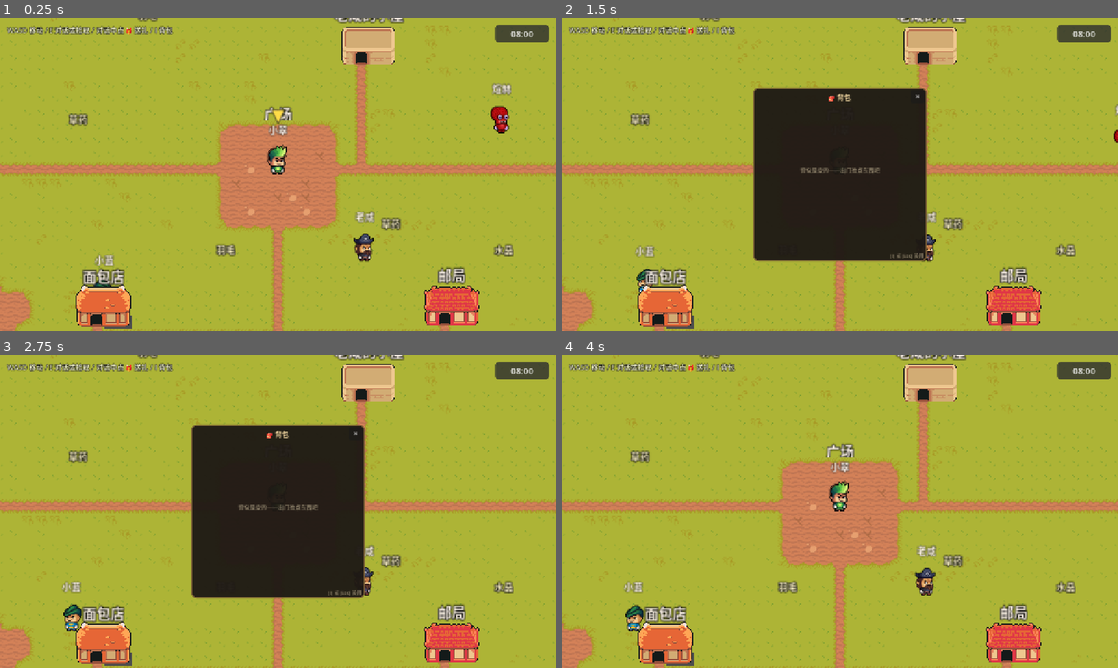
Above: before the commit, frames 1-4 (two rows, left to right).
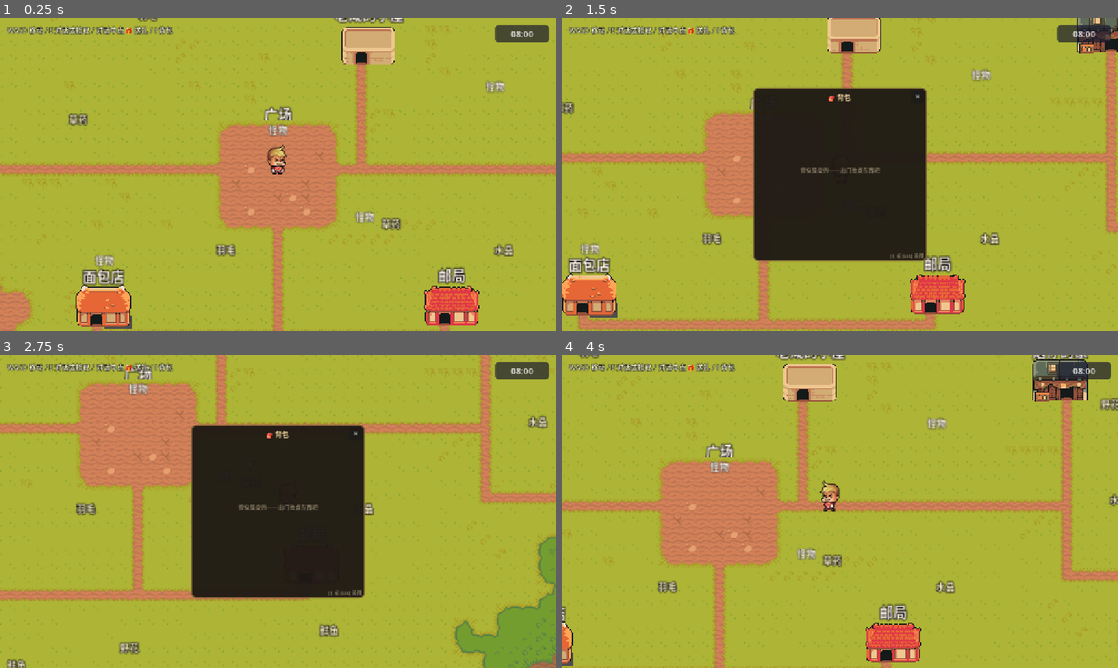
Above: after the commit, the same moments.

Repository: hotlddx-collab/game01
Game: Godot game, scene res://scenes/main.tscn
The game is run twice, just before and just after one commit, with the same random seed, the same clock (stepped at 60 frames per second) and the same inputs.
Inputs:
- Up to frame 1 (0.25 s): no input
- Up to frame 2 (1.5 s): tap Enter at 0.5 s; hold D (move_right) 0.53-1.28 s; hold E (interact) 0.53-1.28 s; hold S (move_down) from 1.28 s (still down); tap I at 1.35 s
- Up to frame 3 (2.75 s): release S (move_down) at 2.03 s; hold D (move_right) from 2.03 s (still down); hold E (interact) from 2.03 s (still down)
- Up to frame 4 (4 s): release D (move_right) at 2.78 s; release E (interact) at 2.78 s; hold W (move_up) 2.78-3.53 s; tap I at 2.85 s; hold A (move_left) from 3.53 s (still down); hold E (interact) from 3.53 s (still down)

The runs differ from the first frame. In frame 1, 1.2% of the frame differs, in the area x 16-92%, y 19-86%; in frame 2, 22%; in frame 3, 25%; in frame 4, 29%, in the area x 0-100%, y 0-100%.
Error after the commit: Parse Error: Could not parse global class "Animal" from "res://scripts/animal.gd". (res://scripts/main.gd:15)

Commit message:
fix: NPC移动 - 用直接距离判断到达，不依赖 is_navigation_finished() 的早返回 bug

Diff:
--- a/scripts/animal.gd
+++ b/scripts/animal.gd
@@ -42,10 +42,11 @@
 # 路网路径队列（PathNetwork.find_path 的结果）
 var _waypoint_queue: Array[Vector2] = []
 
-## NavigationAgent2D（动态创建）
-var _nav_agent: NavigationAgent2D = null
-
-@onready var sprite: AnimatedSprite2D = %AnimatedSprite2D
+# 当前正在前往的路径点（用直接距离判断到达，不依赖 is_navigation_finished）
+var _current_wp_target: Vector2 = Vector2.ZERO
+
+
+func _setup_nav_agent() -> void:
 @onready var name_label: Label = %NameLabel
 @onready var thought_label: Label = %ThoughtLabel
 @onready var delta_label: Label = %DeltaLabel
@@ -127,7 +128,9 @@
 
 		# ── 行进中 ──
 		State.TRAVELING:
-			if _nav_agent.is_navigation_finished():
+			var dist_to_wp := global_position.distance_to(_current_wp_target)
+			if dist_to_wp < arrive_distance:
+				# 到达当前路径点
 				if _waypoint_queue.is_empty():
 					_state = State.SETTLING
 					_settle_timer = randf_range(0.8, 1.8)
@@ -135,12 +138,12 @@
 					_advance_waypoint()
 			else:
 				var next: Vector2 = _nav_agent.get_next_path_position()
-				var dir: Vector2 = (next - global_position)
-				if dir.length() < arrive_distance:
-					velocity = Vector2.ZERO
-				else:
+				var dir: Vector2 = next - global_position
+				if dir.length() > 2.0:
 					velocity = dir.normalized() * eff_speed
 					move_and_slide()
+				else:
+					velocity = Vector2.ZERO
 				# 沿途随机暂停
 				if randf() < _mv_pause * delta:
 					_state = State.PAUSING
@@ -174,15 +177,19 @@
 
 		# ── 闲逛 ──
 		State.WANDERING:
-			var to_wander: Vector2 = _wander_target - global_position
-			if to_wander.length() < arrive_distance or _nav_agent.is_navigation_finished():
+			var dist_to_wander := global_position.distance_to(_wander_target)
+			if dist_to_wander < arrive_distance:
 				_state = State.IDLE
-				_idle_timer = randf_range(1.0, 3.0)  # 闲逛完很快再闲逛
+				_idle_timer = randf_range(1.0, 3.0)
 				velocity = Vector2.ZERO
 			else:
 				var next: Vector2 = _nav_agent.get_next_path_position()
-				velocity = (next - global_position).normalized() * eff_speed * 0.65
-				move_and_slide()
+				var dir := next - global_position
+				if dir.length() > 2.0:
+					velocity = dir.normalized() * eff_speed * 0.65
+					move_and_slide()
+				else:
+					velocity = Vector2.ZERO
 
 	_update_animation()
 
@@ -192,8 +199,9 @@
 	var rng := RandomNumberGenerator.new()
 	rng.seed = (randi() ^ int(Time.get_ticks_msec())) & 0xFFFFFF
 	var angle := rng.randf_range(0.0, TAU)
-	var dist  := rng.randf_range(10.0, _mv_wander)
+	var dist  := rng.randf_range(15.0, _mv_wander)
 	_wander_target = _target_pos + Vector2(cos(angle), sin(angle)) * dist
+	_current_wp_target = _wander_target
 	_nav_agent.target_position = _wander_target
 	_state = State.WANDERING
 
@@ -203,6 +211,7 @@
 	if _waypoint_queue.is_empty():
 		return
 	var next_wp: Vector2 = _waypoint_queue.pop_front()
+	_current_wp_target = next_wp
 	_nav_agent.target_position = next_wp
 
 
